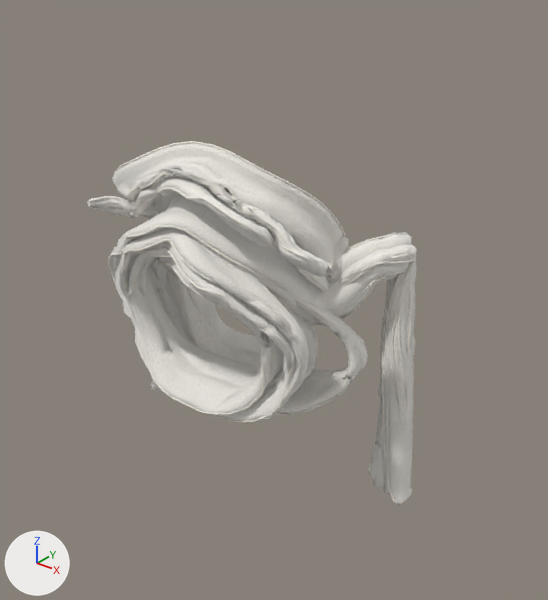
Two versions of the glTF model play/models/towel-stage/towel/towel_sim.glb, one commit apart.
Rendered twice from a camera (50 mm lens) standing at (0.392, -0.519, 0.259) and looking at (0.026, -0.061, -0.024). Every picture has the same lights, and +X, +Y and +Z are marked at lower left. The first picture is the older version. Where no turn or scale is listed for an object, it has been applied to the vertices.

In view in the first picture: 'towel_patient01', 'towel_patient02', 'towel_patient03', 'towel_patient04', 'towel_patient05', 'towel_patient06', 'towel_patient07', 'towel_patient08', 'towel_patient09', 'towel_patient10'.
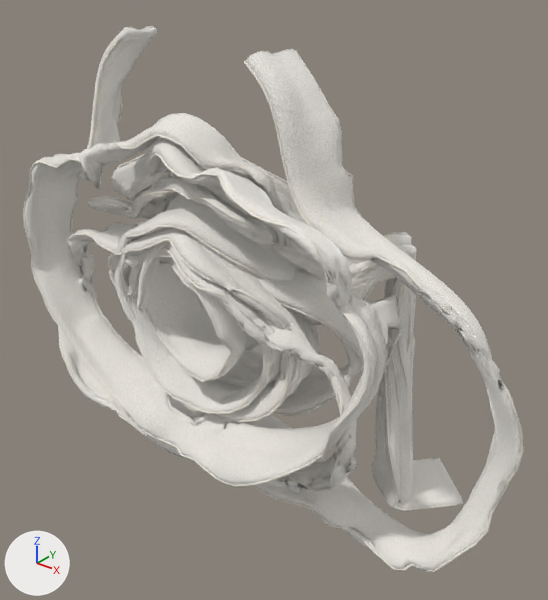
Where the newer file only moved an object's origin or applied its transform, the numbers keep the older frame.

Changed parts and their boxes (x1, y1, x2, y2) in the pictures (548 x 600 px):
'towel_patient13', added
    after: (23, 113, 387, 486)
    faces in mat_towel_cloth: (24, 113, 385, 485)
    faces in mat_stage_towel_cord (white #f4efe4): (23, 134, 387, 486)
'towel_patient12', added
    after: (58, 26, 524, 573)
    faces in mat_towel_cloth: (59, 26, 521, 572)
    faces in mat_stage_towel_cord (white #f4efe4): (58, 42, 524, 573)
'towel_patient08', reshaped, moved, rescaled
    before: (87, 141, 349, 293)
    after: (88, 152, 326, 278)
'towel_patient05', moved
    before: (108, 195, 412, 423)
    after: (108, 195, 412, 404)
'towel_patient14', added
    after: (136, 241, 463, 511)
    faces in mat_towel_cloth: (137, 242, 463, 510)
    faces in mat_stage_towel_cord (white #f4efe4): (136, 241, 457, 511)
'towel_patient11', added
    after: (67, 222, 402, 492)
    faces in mat_towel_cloth: (67, 222, 401, 492)
    faces in mat_stage_towel_cord (white #f4efe4): (67, 222, 402, 491)
'towel_patient10', moved (mostly hidden)
    before: (151, 260, 410, 466)
    after: (238, 265, 393, 453)
part 1 of me_towel_patient08, deleted
    before: (87, 141, 349, 293)
part 2 of me_towel_patient08, added
    after: (88, 152, 326, 278)
'towel_patient07', unchanged, covered by the edit
    before: (150, 253, 416, 506)
    after: (198, 253, 416, 505)

The change, as a diff of the scene's bpy script:
```diff
--- a/play/models/towel-stage/towel/towel_sim.glb.py
+++ b/play/models/towel-stage/towel/towel_sim.glb.py
@@ me_towel_patient08 @@
 # used by ob_towel_patient08; parent = ob_towel_sim; location = (0.0699, 0.0352, 0.0972); scale = (0.586, 0.586, 0.586)
-me_towel_patient08.from_pydata(...)  # 4360 vertices, 8700 faces; spans x -0.338..0.079, y -0.319..-0.11, z -0.233..0.037
+me_towel_patient08.from_pydata(...)  # 4360 vertices, 8700 faces; spans x -0.326..0.089, y -0.357..-0.144, z 0.167..0.439
+# me_towel_patient08 part 1: 4360 vertices removed from x -0.338..0.079, y -0.319..-0.11, z -0.233..0.037
+# me_towel_patient08 part 2: 4360 vertices added at x -0.326..0.089, y -0.357..-0.144, z 0.167..0.439
 me_towel_patient08.materials.append(mat_towel_cloth)
@@ ob_towel_patient05 @@
 ob_towel_patient05.parent = ob_towel_sim
-ob_towel_patient05.location = (-0.000966, 0.00971, -0.0341)
+ob_towel_patient05.location = (-0.000967, 0.00954, -0.0341)
 ob_towel_patient05.scale = (0.17, 0.17, 0.17)
@@ ob_towel_patient08 @@
 ob_towel_patient08.parent = ob_towel_sim
-ob_towel_patient08.location = (0.0699, 0.0352, 0.0972)
-ob_towel_patient08.scale = (0.586, 0.586, 0.586)
+ob_towel_patient08.location = (0.0614, 0.0549, -0.136)
+ob_towel_patient08.scale = (0.58, 0.58, 0.58)
@@ ob_towel_patient10 @@
 ob_towel_patient10.parent = ob_towel_sim
-ob_towel_patient10.location = (0.000512, 0.0546, -0.0718)
+ob_towel_patient10.location = (0.000594, 0.0547, -0.0718)
 ob_towel_patient10.scale = (0.186, 0.186, 0.186)
@@ ob_towel_patient14 @@
+ob_towel_patient14 = bpy.data.objects.new('towel_patient14', me_towel_patient14)  # 4360 vertices, 8700 faces; spans x -0.197..0.197, y -0.156..0.046, z -0.131..0.131; in mat_stage_towel_cord (white #f4efe4)
+ob_towel_patient14.location = (-0.003, -0.0007, -0.0676)
@@ ob_towel_patient13 @@
+ob_towel_patient13 = bpy.data.objects.new('towel_patient13', me_towel_patient13)  # 4360 vertices, 8700 faces; spans x -0.182..0.182, y -0.082..0.034, z -0.144..0.144; in mat_stage_towel_cord (white #f4efe4)
+ob_towel_patient13.location = (-0.0047, -0.095, -0.0014)
@@ ob_towel_patient12 @@
+ob_towel_patient12 = bpy.data.objects.new('towel_patient12', me_towel_patient12)  # 4360 vertices, 8700 faces; spans x -0.259..0.259, y -0.07..0.017, z -0.194..0.194; in mat_stage_towel_cord (white #f4efe4)
+ob_towel_patient12.location = (0.0028, -0.0637, 0.0008)
@@ ob_towel_patient11 @@
+ob_towel_patient11 = bpy.data.objects.new('towel_patient11', me_towel_patient11)  # 4360 vertices, 8700 faces; spans x -0.162..0.162, y -0.118..0.005, z -0.116..0.116; in mat_stage_towel_cord (white #f4efe4)
+ob_towel_patient11.location = (-0.0026, -0.0384, -0.0573)
```
